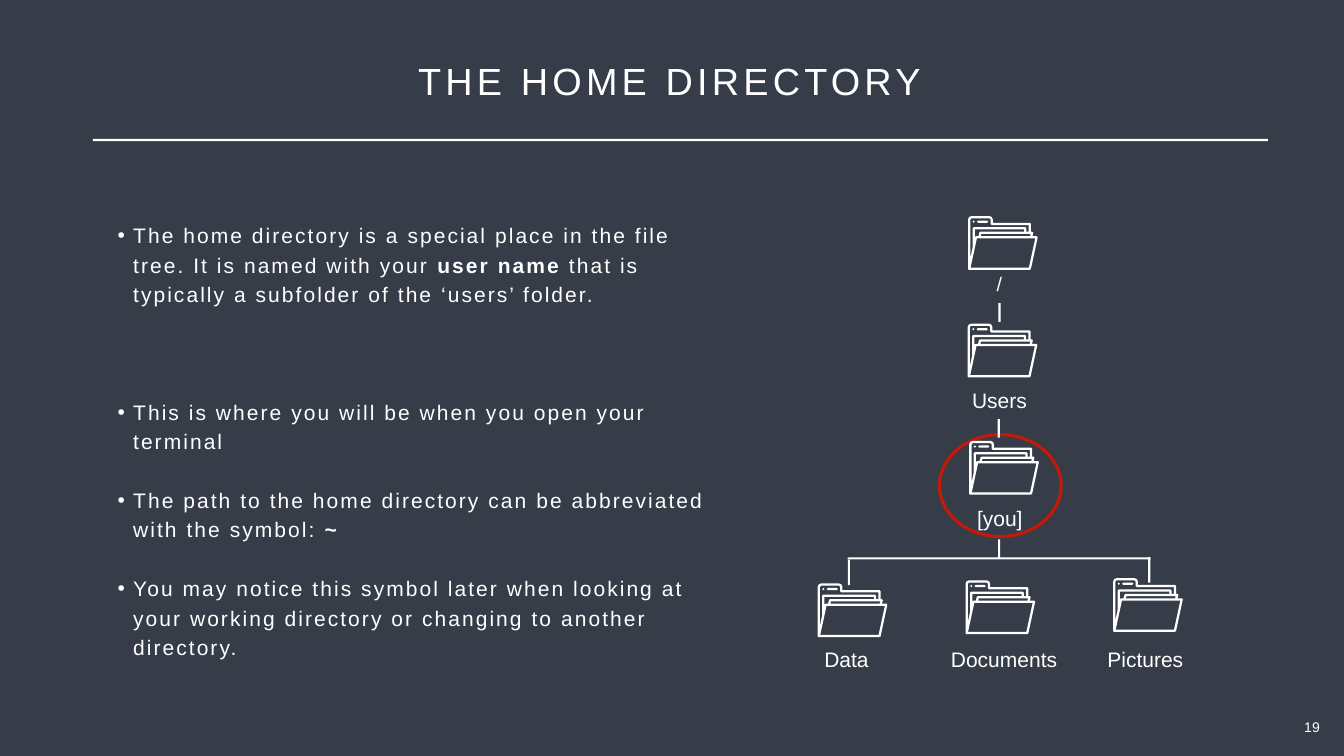
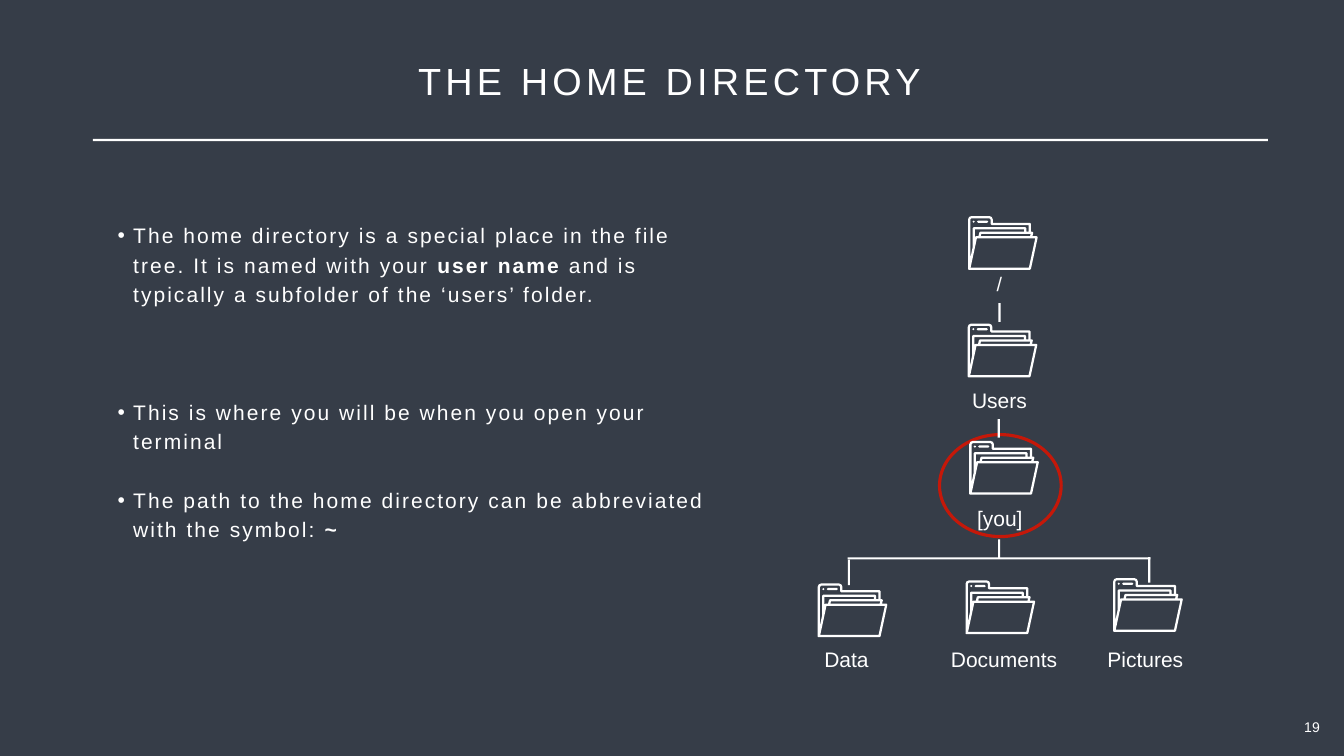
Before and after one commit to Center-for-Health-Data-Science/Just-Bash-It, a slide deck: slide 18 of Teachers/Just_Bash_It_Slideshow.pptx (slide 17 before the commit). Drawn at 1344x756 pixels with LibreOffice and Linux fonts; fonts in the diff are those of the drawing. Boxes give left, top, right and bottom in pixels: in the first picture for what was removed or moved away, otherwise in the second. Text is boxed around its words. In the diff, an @@ line names an element or a change of style, - is before the commit and + after.

```diff
--- a/Teachers/Just_Bash_It_Slideshow.pptx
+++ b/Teachers/Just_Bash_It_Slideshow.pptx
@@ text at <box>133,227,668,307</box>: text changed @@
-• The home directory is a special place in the file tree. It is named with your user name that is typically a subfolder of the ‘users’ folder.
+• The home directory is a special place in the file tree. It is named with your user name and is typically a subfolder of the ‘users’ folder.
@@ text at <box>133,580,682,659</box>: paragraph removed @@
-• You may notice this symbol later when looking at your working directory or changing to another directory.
```
Also in this commit, not shown: 8 other slides changed, 2 slides added, 3 slides removed.
